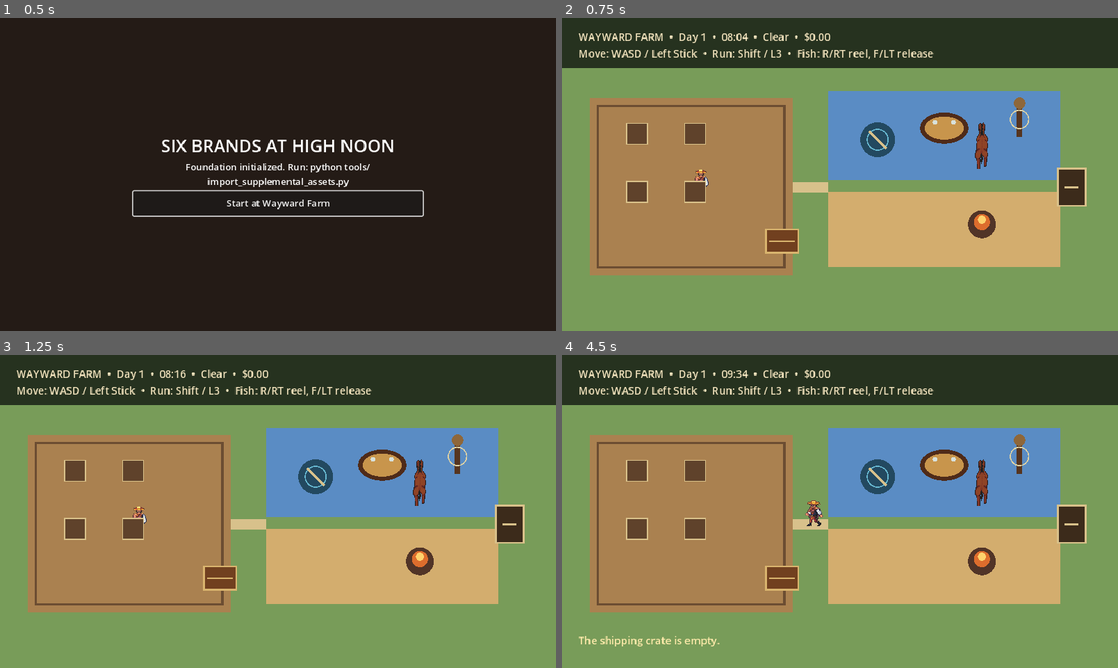
Above: before the commit, frames 1-4 (two rows, left to right).
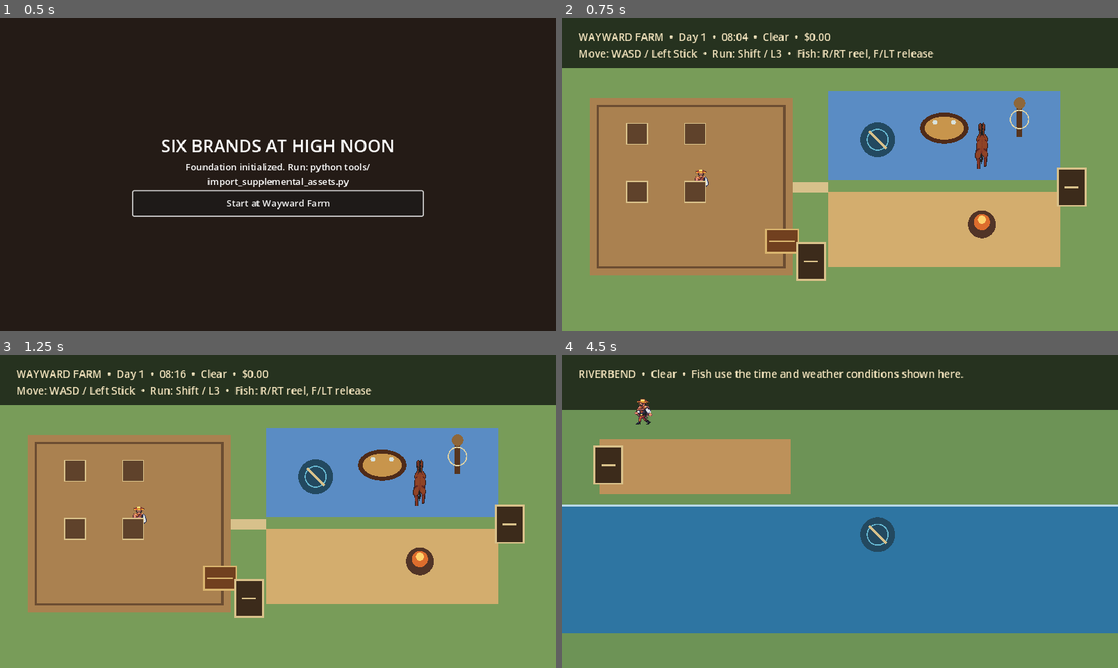
Above: after the commit, the same moments.

Repository: DocDamage/mahjongRPG
Game: Godot game, scene res://src/bootstrap/bootstrap.tscn
Two runs of this game, one before a commit and one after it. Both use one fixed random seed, a clock stepped at 60 frames per second and the inputs below.
Inputs (mouse positions are in pixels of both pictures, inside the frame that each line leads up to):
- Up to frame 1 (0.5 s): no input
- Up to frame 2 (0.75 s): click "Start at Wayward Farm" at 0.5 s
- Up to frame 3 (1.25 s): no input
- Up to frame 4 (4.5 s): tap Enter at 1.25 s; move the mouse to (962, 495) at 1.27 s; hold D (move_right) 1.28-2.03 s; hold R (fish_reel) 1.28-2.03 s; click (962, 495) at 1.42 s; tap Space at 1.52, 2.27, 3.77 s; move the mouse to (728, 527) at 2.02 s; hold S (move_down) 2.03-2.78 s; tap F (fish_release) at 2.1 s; move the mouse to (895, 442) at 2.77 s; hold D (move_right) 2.78-3.53 s; hold E (interact) 2.78-3.53 s; move the mouse to (812, 574) at 3.52 s; hold W (move_up) 3.53-4.28 s; tap Shift (run) at 3.6 s; click (812, 574) at 3.67 s; move the mouse to (1006, 558) at 4.27 s; hold A (move_left) from 4.28 s (still down); hold R (fish_reel) from 4.28 s (still down)

Frame 1 is identical in both runs. In frame 2, 0.7% of the frame differs, in the area x 42-48%, y 71-84%; in frame 3, 0.7%; in frame 4, 58%, in the area x 0-100%, y 4-94%.

Commit message:
Add connected Riverbend fishing location

Diff:
--- /dev/null
+++ b/src/world/riverbend.gd
@@ -0,0 +1,38 @@
+extends Node2D
+
+@onready var status_label: Label = $HUD/Status
+@onready var message_label: Label = $HUD/Message
+
+
+func _ready() -> void:
+	queue_redraw()
+	$FarmRoad.feedback.connect(_show_message)
+	$FishingSpot.feedback.connect(_show_message)
+	GameSession.weather_changed.connect(_on_weather_changed)
+	_update_status()
+
+
+func _draw() -> void:
+	draw_rect(Rect2(0, 0, 960, 540), Color("6d9356"))
+	draw_rect(Rect2(0, 0, 960, 95), Color("26321f"))
+	draw_rect(Rect2(0, 260, 960, 220), Color("2e75a2"))
+	draw_line(Vector2(0, 260), Vector2(960, 260), Color("b8d8e6"), 4.0)
+	draw_rect(Rect2(65, 145, 330, 95), Color("bd915a"))
+	if GameSession.weather_id == &"rain":
+		for index in 28:
+			var x := float((index * 89) % 960)
+			var y := float((index * 43) % 520)
+			draw_line(Vector2(x, y), Vector2(x - 8, y + 18), Color(0.75, 0.88, 1.0, 0.65), 1.5)
+
+
+func _update_status() -> void:
+	status_label.text = "RIVERBEND  •  %s  •  Fish use the time and weather conditions shown here." % GameSession.weather_id.capitalize()
+
+
+func _show_message(message: String) -> void:
+	message_label.text = message
+
+
+func _on_weather_changed(_weather_id: StringName) -> void:
+	_update_status()
+	queue_redraw()
--- /dev/null
+++ b/src/world/riverbend.tscn
@@ -0,0 +1,49 @@
+[gd_scene load_steps=7 format=3]
+
+[ext_resource type="Script" path="res://src/world/riverbend.gd" id="1_world"]
+[ext_resource type="PackedScene" path="res://src/player/player.tscn" id="2_player"]
+[ext_resource type="Script" path="res://src/world/scene_exit.gd" id="3_exit"]
+[ext_resource type="Script" path="res://src/fishing/fishing_spot.gd" id="4_fishing"]
+
+[sub_resource type="CircleShape2D" id="ExitShape"]
+radius = 42.0
+[sub_resource type="CircleShape2D" id="FishingShape"]
+radius = 34.0
+
+[node name="Riverbend" type="Node2D"]
+script = ExtResource("1_world")
+[node name="Doc" parent="." instance=ExtResource("2_player")]
+position = Vector2(170, 190)
+movement_bounds = Rect2(50, 120, 860, 345)
+[node name="FarmRoad" type="Area2D" parent="."]
+position = Vector2(80, 190)
+collision_layer = 2
+collision_mask = 0
+script = ExtResource("3_exit")
+prompt_text = "Return to Wayward Farm"
+destination_scene = "res://src/world/wayward_farm.tscn"
+[node name="CollisionShape2D" type="CollisionShape2D" parent="FarmRoad"]
+shape = SubResource("ExitShape")
+[node name="FishingSpot" type="Area2D" parent="."]
+position = Vector2(545, 310)
+collision_layer = 2
+collision_mask = 0
+script = ExtResource("4_fishing")
+prompt_text = "Fish Riverbend"
+[node name="CollisionShape2D" type="CollisionShape2D" parent="FishingSpot"]
+shape = SubResource("FishingShape")
+[node name="HUD" type="CanvasLayer" parent="."]
+[node name="Status" type="Label" parent="HUD"]
+offset_left = 28.0
+offset_top = 20.0
+offset_right = 910.0
+offset_bottom = 60.0
+theme_override_colors/font_color = Color(0.95, 0.89, 0.74, 1)
+theme_override_font_sizes/font_size = 18
+[node name="Message" type="Label" parent="HUD"]
+offset_left = 28.0
+offset_top = 480.0
+offset_right = 900.0
+offset_bottom = 520.0
+theme_override_colors/font_color = Color(1, 0.92, 0.67, 1)
+theme_override_font_sizes/font_size = 18
--- a/src/world/wayward_farm.gd
+++ b/src/world/wayward_farm.gd
@@ -18,6 +18,7 @@
 	$ShippingCrate.feedback.connect(_show_message)
 	$DustwardRoad.feedback.connect(_show_message)
 	$WaywardHitch.feedback.connect(_show_message)
+	$RiverbendPath.feedback.connect(_show_message)
 	_update_status(GameSession.day, GameSession.minute_of_day)
 
 
--- a/src/world/wayward_farm.tscn
+++ b/src/world/wayward_farm.tscn
@@ -34,6 +34,9 @@
 
 [sub_resource type="CircleShape2D" id="CircleShape2D_hitch"]
 radius = 32.0
+
+[sub_resource type="CircleShape2D" id="CircleShape2D_river_exit"]
+radius = 42.0
 
 [node name="WaywardFarm" type="Node2D"]
 script = ExtResource("1_world")
@@ -163,6 +166,17 @@
 [node name="CollisionShape2D" type="CollisionShape2D" parent="WaywardHitch"]
 shape = SubResource("CircleShape2D_hitch")
 
+[node name="RiverbendPath" type="Area2D" parent="."]
+position = Vector2(430, 420)
+collision_layer = 2
+collision_mask = 0
+script = ExtResource("9_exit")
+prompt_text = "Travel to Riverbend"
+destination_scene = "res://src/world/riverbend.tscn"
+
+[node name="CollisionShape2D" type="CollisionShape2D" parent="RiverbendPath"]
+shape = SubResource("CircleShape2D_river_exit")
+
 [node name="HUD" type="CanvasLayer" parent="."]
 
 [node name="Status" type="Label" parent="HUD"]
Not shown, added: src/world/riverbend.gd.uid
Not shown: 1 places in src/world/wayward_farm.tscn that only renumber resources
